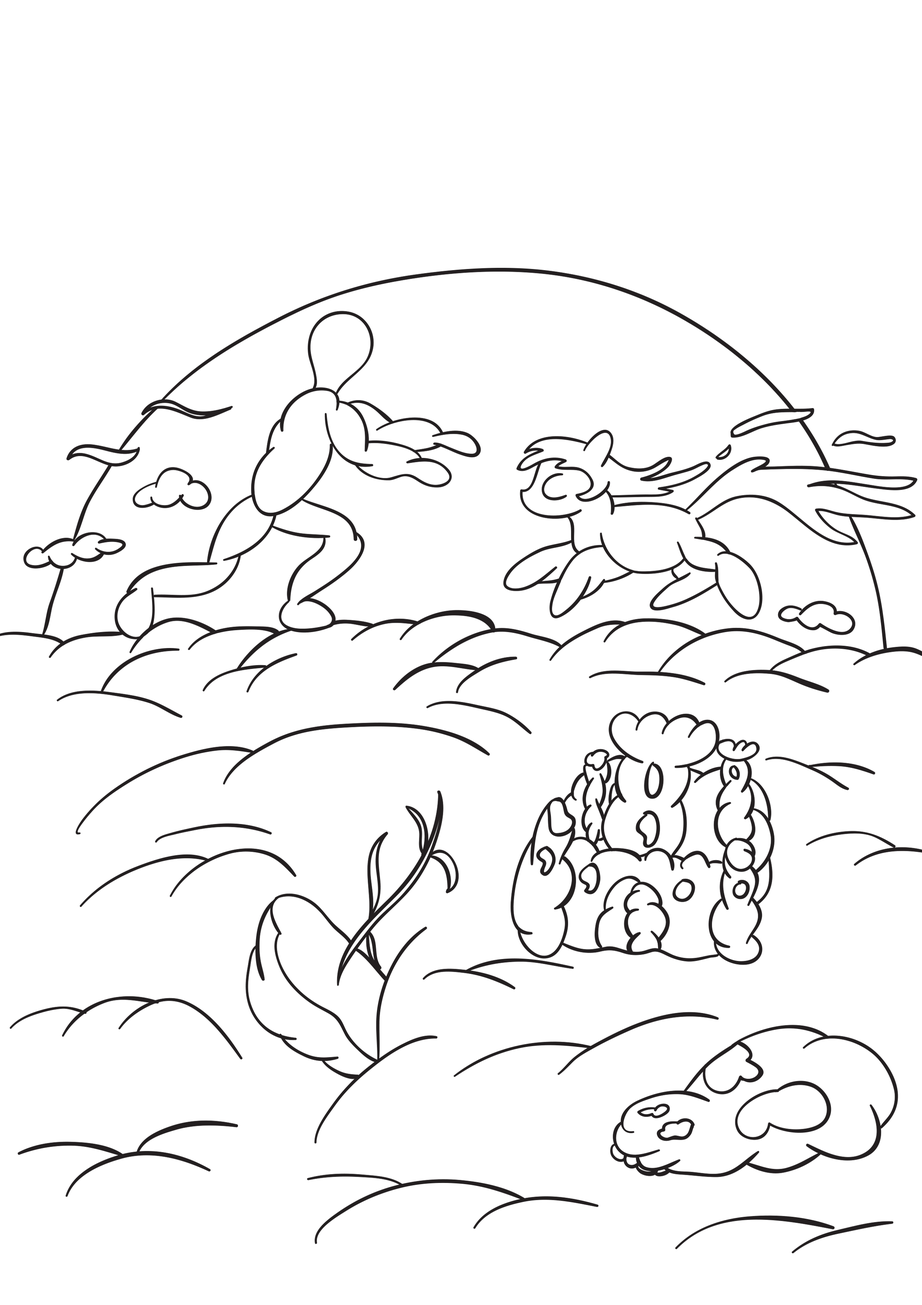
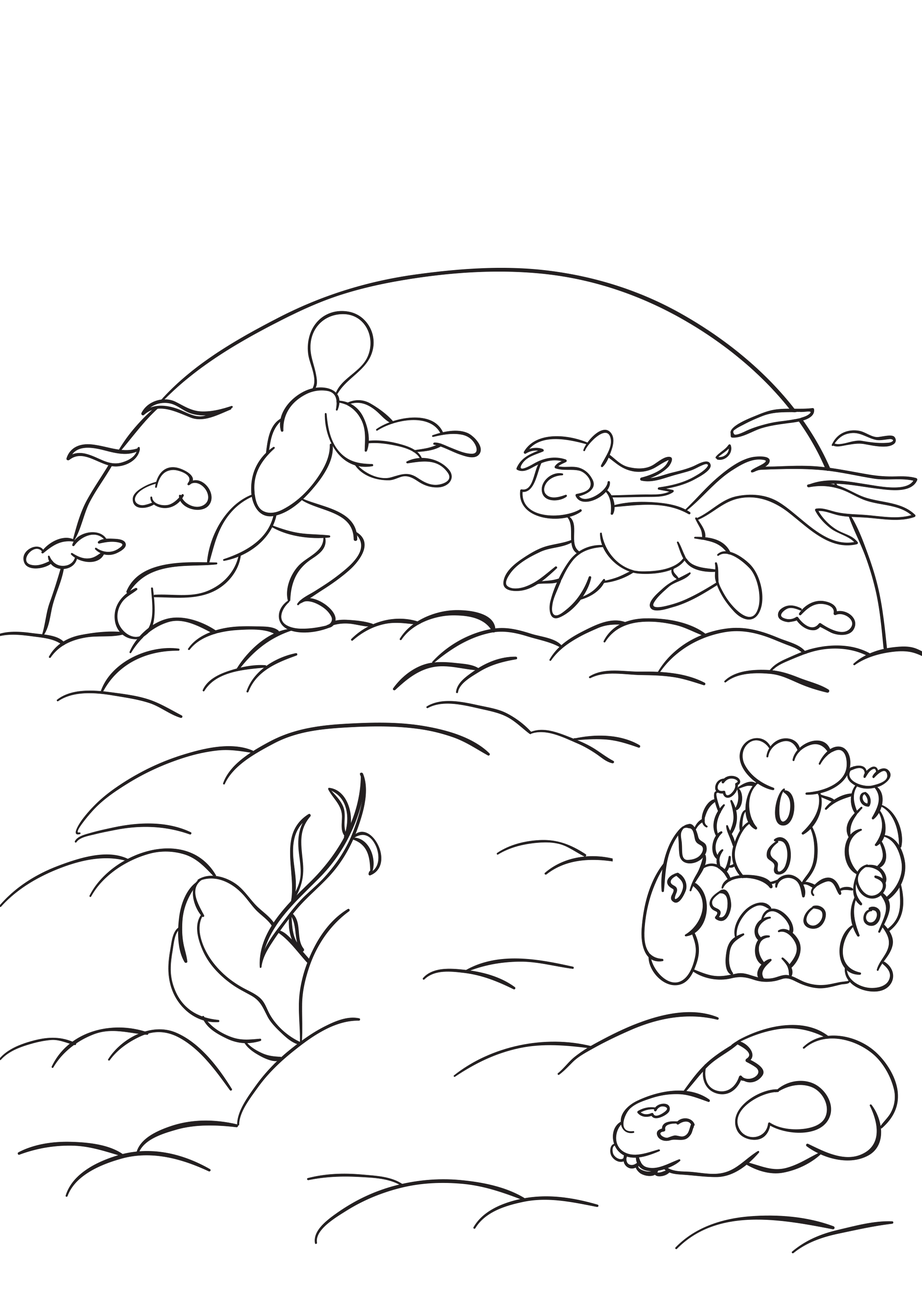
The second 922 × 1305 image is a revision of the first. Changes to its layers:
added layer "Pasted Layer #5" above "Pasted Layer #4" over left=496, top=839, right=613, bottom=875
added layer "Pasted Layer #4" above "Pasted Layer #3" over left=641, top=737, right=906, bottom=992
added layer "Pasted Layer #3" above "Pasted Layer #2" over left=531, top=729, right=641, bottom=764
added layer "Pasted Layer #2" above "Pasted Layer #1" over left=0, top=1026, right=233, bottom=1091
added layer "Pasted Layer #1" above "Pasted Layer" over left=0, top=823, right=217, bottom=908
added layer "Pasted Layer" above "Vector Smart Object" over left=168, top=772, right=382, bottom=1126
painted on "Vector Smart Object" over left=9, top=710, right=922, bottom=1144
